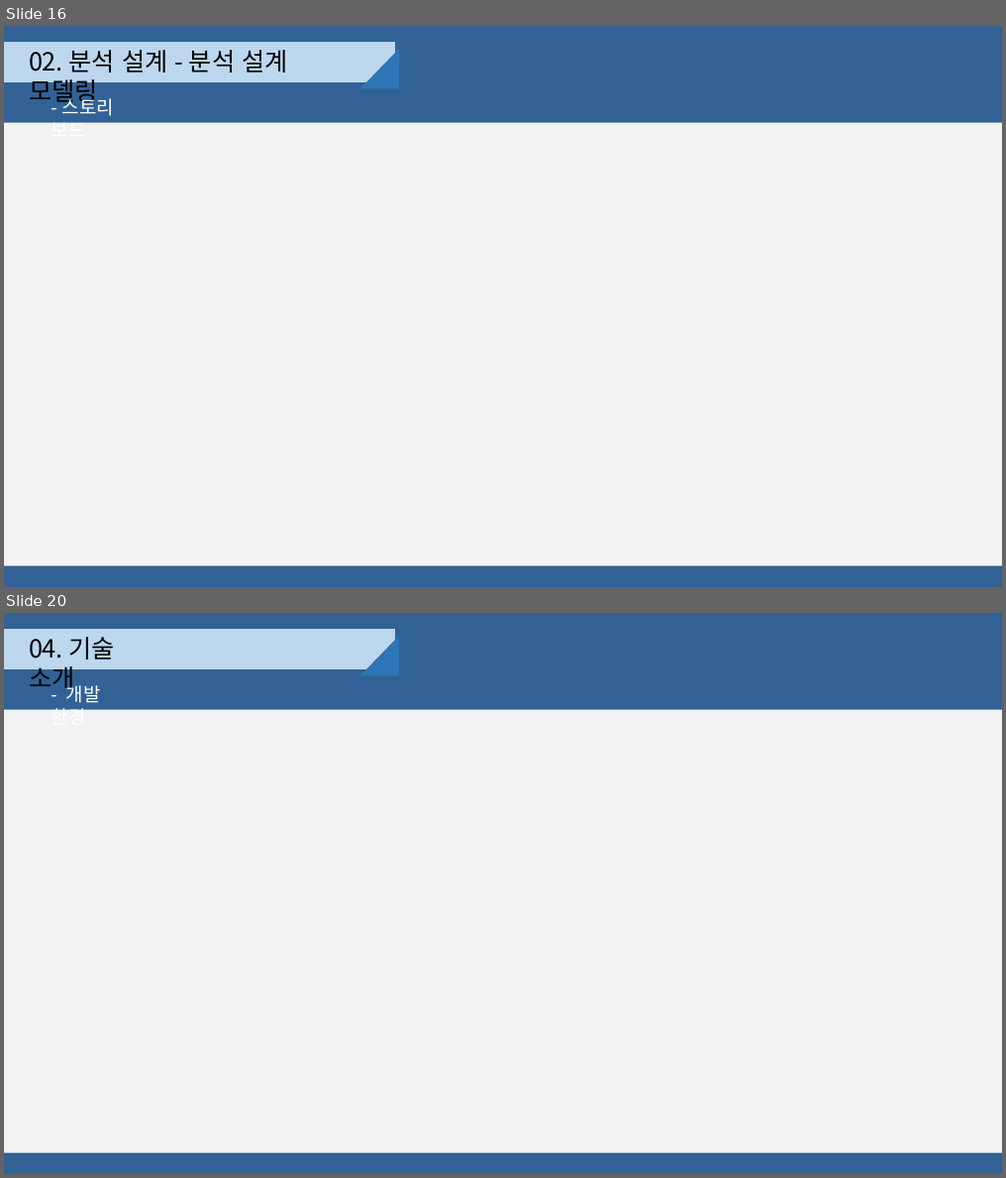
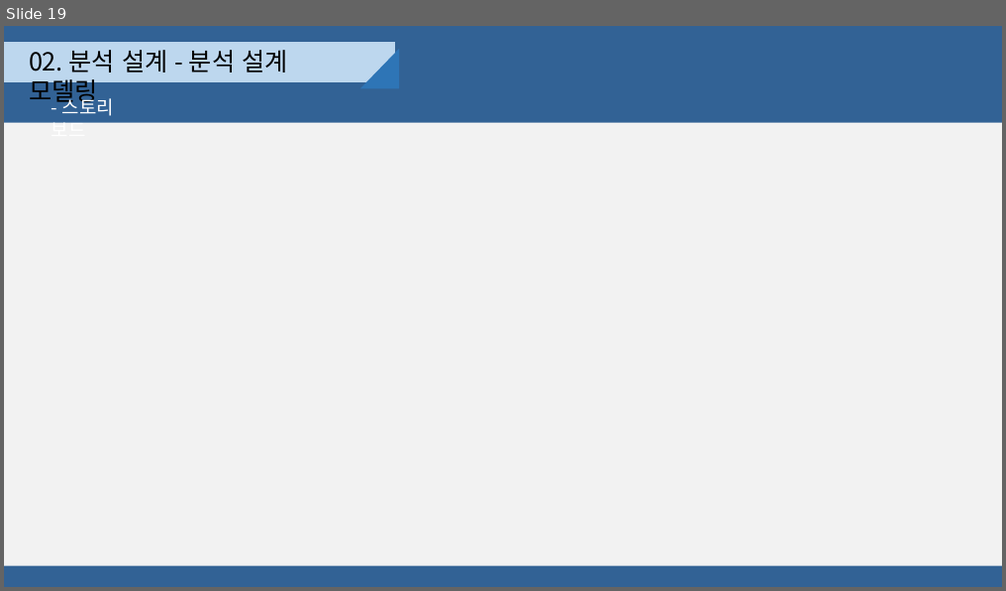
Before and after one commit to djyoon956/OWL_Refactoring, a slide deck: 4조/발표영상 및 PPT/OWL.pptx. Shown one above the other, each under a label of ours: slides 16 and 20 before the commit, slide 19 after it; the slides between them are not shown. The pictures are 1006x1178 and 1006x591 pixels, drawn with LibreOffice and Linux fonts; fonts in the diff are those of the drawing. Boxes give left, top, right and bottom in pixels: in the first picture for what was removed or moved away, otherwise in the second. Text is boxed around its words. In the diff, an @@ line names an element or a change of style, - is before the commit and + after.

```diff
--- a/4조/발표영상 및 PPT/OWL.pptx
+++ b/4조/발표영상 및 PPT/OWL.pptx
@@ slide 20 removed at (4, 613, 1002, 1174), background #326295 @@
@@ rectangle removed at (4, 630, 394, 669) @@
@@ text removed at (29, 637, 115, 694) @@
-04. 기술 소개
@@ right triangle removed at (360, 636, 399, 676) @@
@@ text removed at (52, 682, 101, 710) @@
-- 개발 환경
@@ rectangle removed at (4, 710, 1002, 1154) @@
@@ what was slide 16 is now slide 19 @@
```
Also in this commit, not shown: 11 slides changed, 3 slides added, 5 other slides removed.
